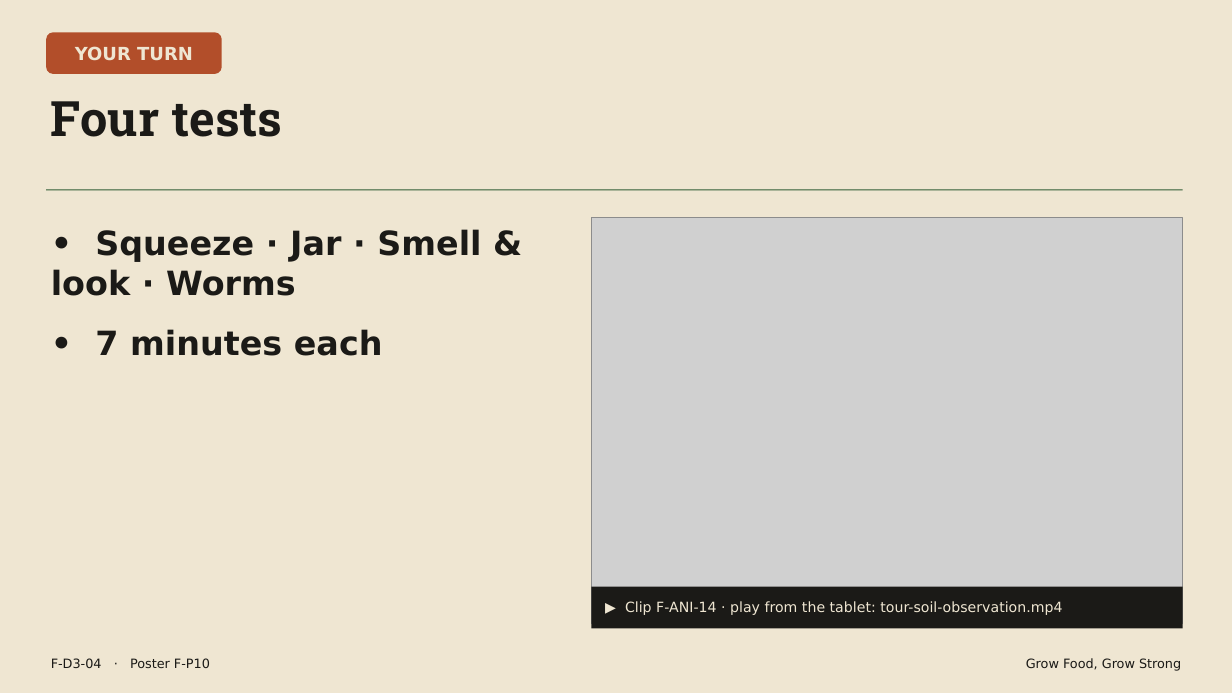
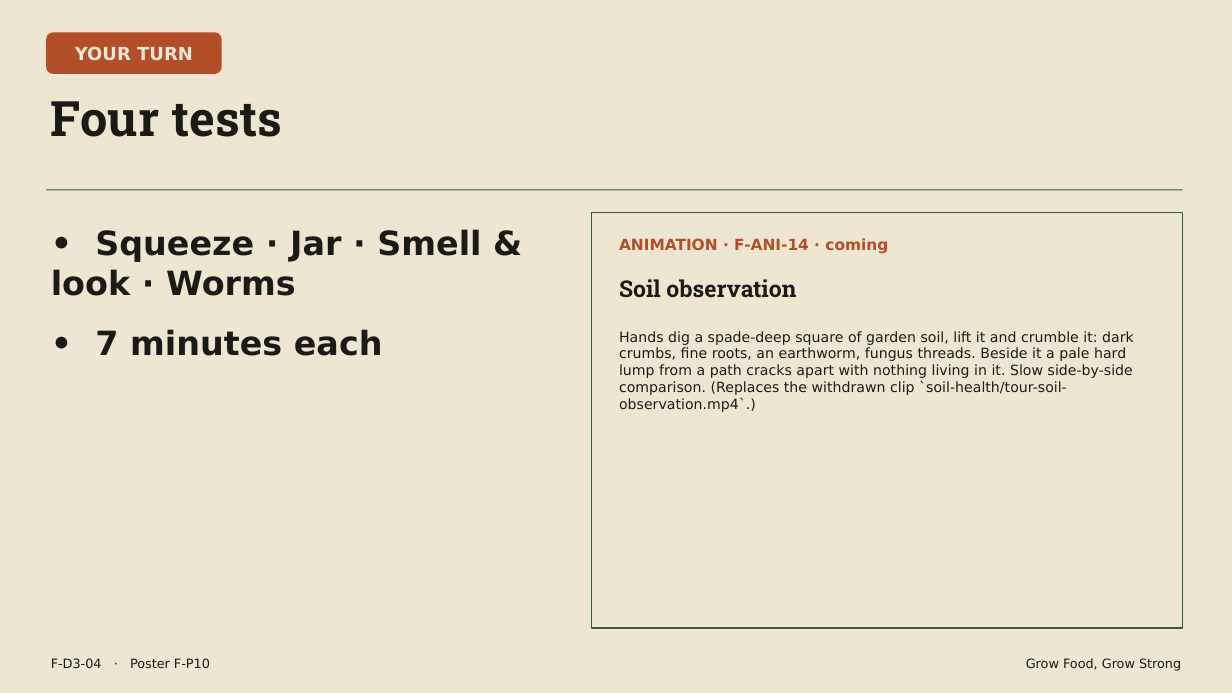
Before and after one commit to rorymclark-prog/ImbewuField, a slide deck: slide 4 of courses/build/farmer-5day/F-D3.pptx. Drawn at 1232x693 pixels with LibreOffice and Linux fonts; fonts in the diff are those of the drawing; grey boxes stand for pictures. Boxes give left, top, right and bottom in pixels: in the first picture for what was removed or moved away, otherwise in the second. Text is boxed around its words. In the diff, an @@ line names an element or a change of style, - is before the commit and + after.

```diff
--- a/courses/build/farmer-5day/F-D3.pptx
+++ b/courses/build/farmer-5day/F-D3.pptx
@@ picture removed at (592, 217, 1183, 624) @@
@@ rectangle added at (592, 213, 1183, 628), fill #EFE6D2, outline #2F5D34 1.25 pt @@
@@ text added at (619, 238, 888, 254), 12 pt, text #B24E2A, bold @@
+ANIMATION · F-ANI-14 · coming
@@ text "Soil observation" at (619, 279, 796, 298): vertical alignment middle to top @@
@@ text at (619, 279, 796, 298): text changed; size 11 to 18 pt; font DejaVu Sans to Roboto Slab; text colour #EFE6D2 to #1B1A17; bold on @@
-▶ Clip F-ANI-14 · play from the tablet: tour-soil-observation.mp4
+Soil observation
@@ text added at (619, 331, 1134, 412), 11 pt, text #1B1A17 @@
+Hands dig a spade-deep square of garden soil, lift it and crumble it: dark crumbs, fine roots, an earthworm, fungus threads. Beside it a pale hard lump from a path cracks apart with nothing living in it. Slow side-by-side comparison. (Replaces the withdrawn clip `soil-health/tour-soil-observation.mp4`.)
@@ rectangle removed at (592, 587, 1183, 628) @@
```
Also in this commit, not shown: 2 other slides changed, 59 other files.
